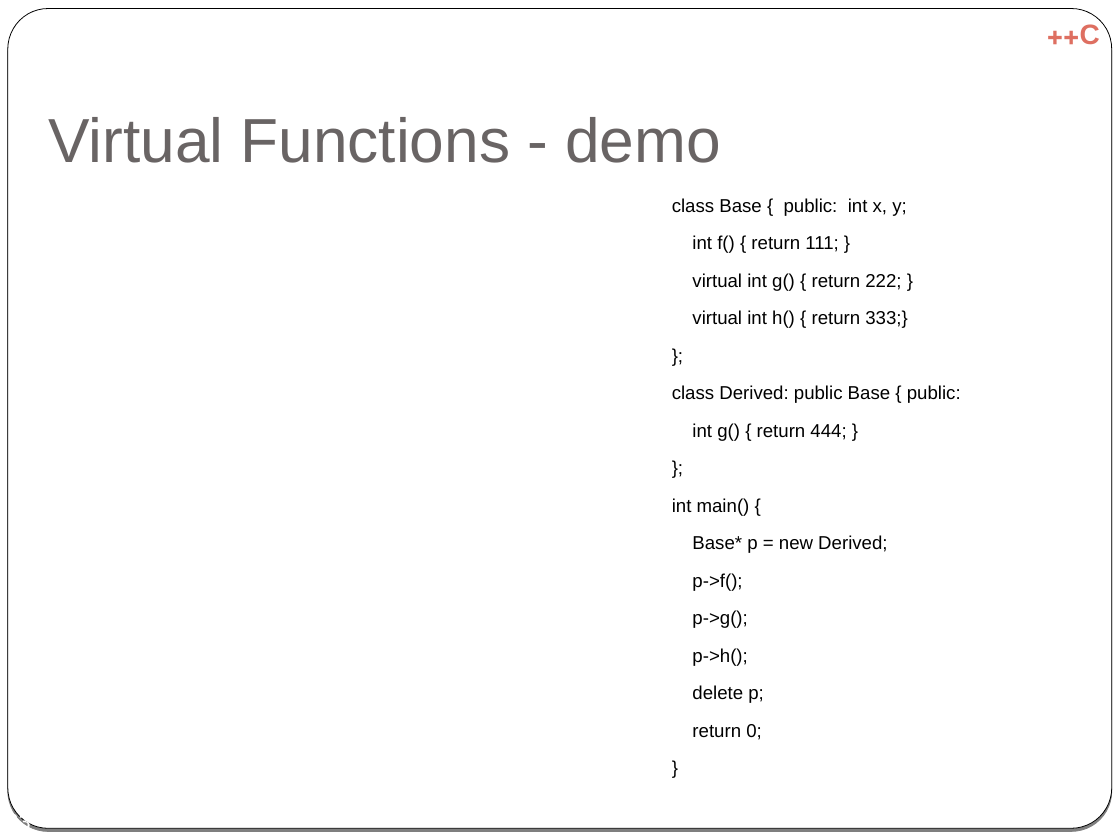
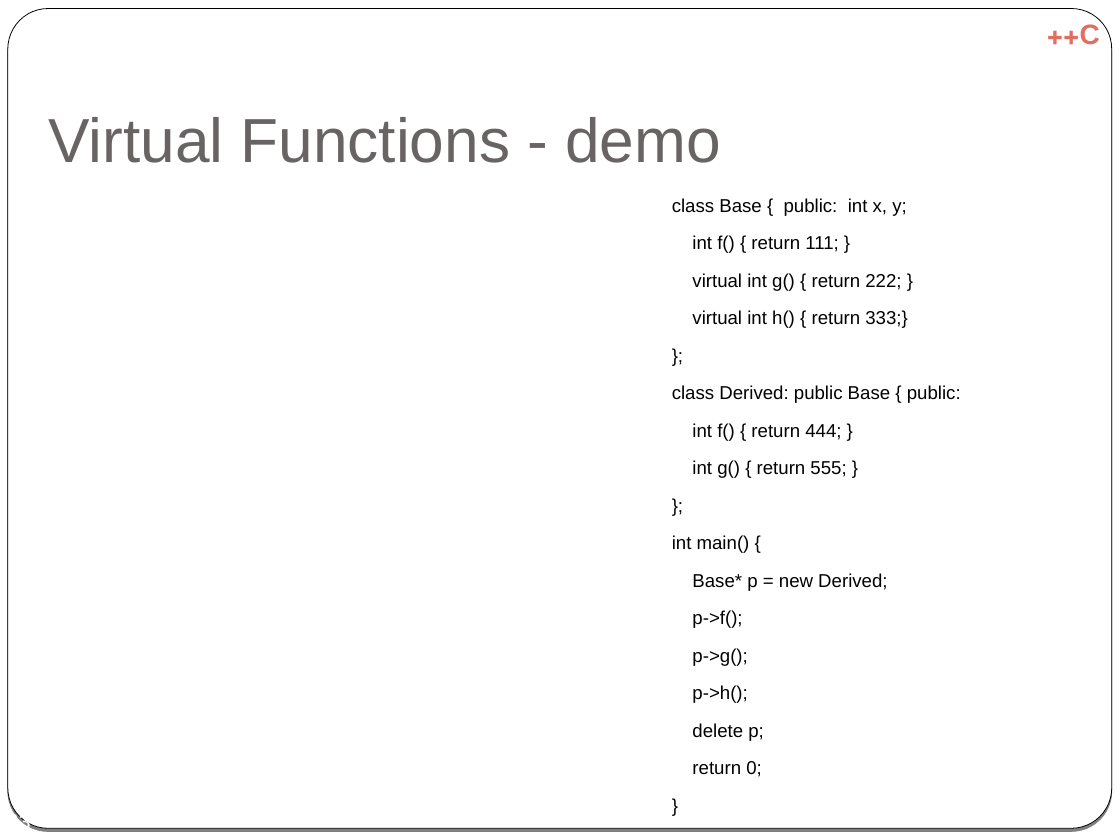
Before and after one commit to cpp-at-ariel/cpp-5781, a slide deck: slide 23 of 06-inheritance/slides-virtual.odp. Drawn at 1120x840 pixels with LibreOffice and Linux fonts; fonts in the diff are those of the drawing. Boxes give left, top, right and bottom in pixels: in the first picture for what was removed or moved away, otherwise in the second. Text is boxed around its words. In the diff, an @@ line names an element or a change of style, - is before the commit and + after.

```diff
--- a/06-inheritance/slides-virtual.odp
+++ b/06-inheritance/slides-virtual.odp
@@ text at [692,423,846,478]: text changed @@
-int g() { return 444; }
+int f() { return 444; }
+int g() { return 555; }
```
Also in this commit, not shown: 1 other slide changed, 1 other file.
